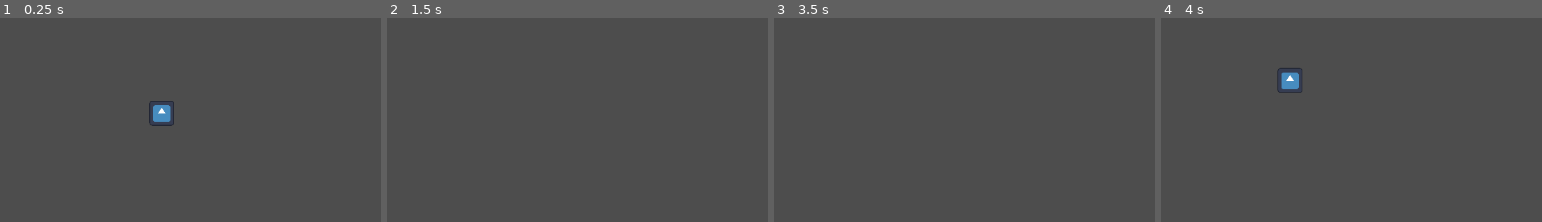
Above: before the commit, frames 1-4 (left to right).
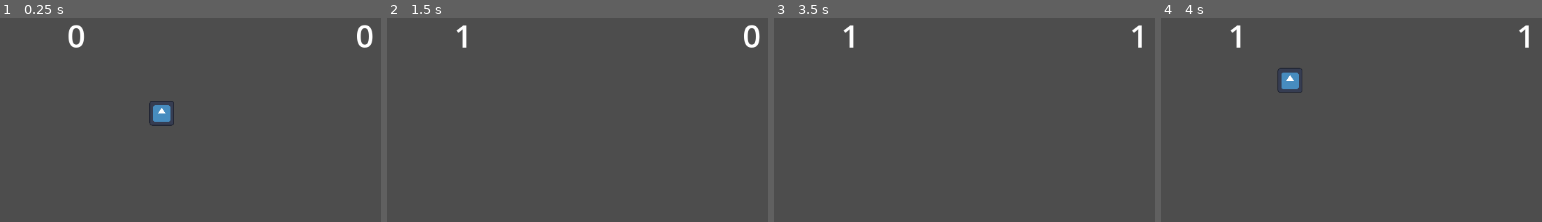
Above: after the commit, the same moments.

Repository: davidbragg/pong
Game: Godot game, scene res://main.tscn
Same seed, same stepped clock (60 frames per second), same inputs: the game is played once before the commit and once after it. The engine's default icon, where the game draws it, is replaced by a stand-in: a white triangle on a blue panel in a dark square.
Inputs:
- Up to frame 1 (0.25 s): no input
- Up to frame 2 (1.5 s): no input
- Up to frame 3 (3.5 s): no input
- Up to frame 4 (4 s): no input
The pictures show only the part of the screen within x 21-71%, y 0-50%; the shares and areas given below are measured in that part.

The runs differ from the first frame. In frame 1, 0.6% of the frame differs, in the area x 17-98%, y 3-15%; in frame 2, 0.5%; in frame 3, 0.3%; in frame 4, 0.3%.

Commit message:
scoring and scoreboard implemented

Diff:
--- a/main.tscn
+++ b/main.tscn
@@ -14,6 +14,9 @@
 
 [sub_resource type="RectangleShape2D" id="RectangleShape2D_gn76s"]
 size = Vector2(32, 520)
+
+[sub_resource type="LabelSettings" id="LabelSettings_akaps"]
+font_size = 46
 
 [node name="GameBoard" type="Node2D"]
 
@@ -56,6 +59,22 @@
 position = Vector2(16, 4)
 shape = SubResource("RectangleShape2D_gn76s")
 
+[node name="Player1Score" type="Label" parent="."]
+unique_name_in_owner = true
+offset_left = 352.0
+offset_right = 383.0
+offset_bottom = 64.0
+text = "0"
+label_settings = SubResource("LabelSettings_akaps")
+
+[node name="Player2Score" type="Label" parent="."]
+unique_name_in_owner = true
+offset_left = 768.0
+offset_right = 820.0
+offset_bottom = 64.0
+text = "0"
+label_settings = SubResource("LabelSettings_akaps")
+
 [connection signal="body_entered" from="BottomBoundary" to="Ball" method="_on_bottom_boundary_body_entered"]
 [connection signal="body_entered" from="TopBoundary" to="Ball" method="_on_area_2d_body_entered"]
 [connection signal="body_entered" from="LeftBoundary" to="Ball" method="_on_left_boundary_body_entered"]
--- a/scripts/Ball.gd
+++ b/scripts/Ball.gd
@@ -9,6 +9,9 @@
 var x_direction = cos(angle)
 var y_direction = -sin(angle)
 var velocity
+
+@onready var p1score = %Player1Score
+@onready var p2score = %Player2Score
 
 var score = [0, 0]
 
@@ -37,9 +40,10 @@
 func _on_right_boundary_body_entered(body:Node2D):
 	x_direction *= -1
 	score[0] += 1
-	print(score)
+	p1score.text = str(score[0])
+
 
 func _on_left_boundary_body_entered(body:Node2D):
 	x_direction *= -1
 	score[1] += 1
-	print(score)
+	p2score.text = str(score[1])
Not shown: 1 places in main.tscn that only renumber resources
